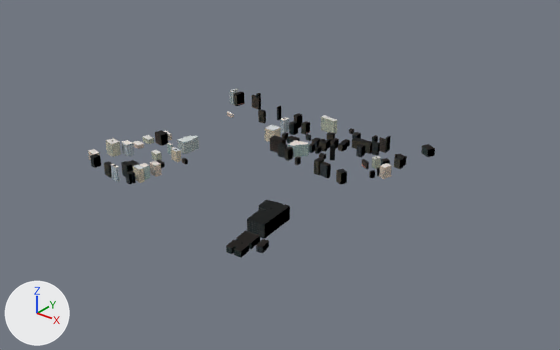
The glTF model assets/urban/0.gltf, before and after one commit.
Rendered twice from a camera (50 mm lens) standing at (771.0, -890.0, 542.0) and looking at (41.0, 22.0, -24.0). The axes (+X, +Y, +Z) are drawn at lower left. The lights are the same throughout. The older version comes first. Vertices at exactly the same position are counted once.

The older version as bpy lines, for what is in view:
```python
ob_station_0_surrounding_real_osm_building_footprints = bpy.data.objects.new('Station 0 surrounding real OSM building footprints', me_mesh_0)
ob_station_0_surrounding_real_osm_building_footprints.location = (0.0, 0.0, 0.0)
```
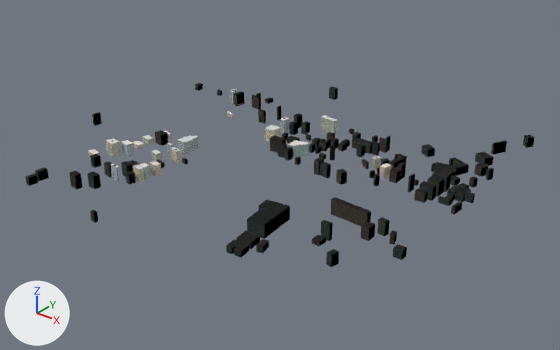
Where the change shows, as pixel boxes (x1, y1, x2, y2) in the pictures (560 x 350 px):
'Station 0 surrounding real OSM building footprints', reshaped (47% wider, 9% taller): before (88, 89, 435, 257); after (26, 83, 535, 267)
part 1 of me_mesh_0, added: after (408, 174, 415, 192)
part 2 of me_mesh_0, added: after (321, 220, 333, 241)
part 3 of me_mesh_0, added: after (329, 87, 338, 100)
part 4 of me_mesh_0, added: after (265, 97, 273, 104)
part 5 of me_mesh_0, added: after (90, 210, 98, 223)
part 6 of me_mesh_0, added: after (393, 244, 407, 260)
part 7 of me_mesh_0, added: after (26, 173, 38, 186)
part 8 of me_mesh_0, added: after (475, 152, 494, 166)
part 9 of me_mesh_0, added: after (389, 230, 397, 245)
part 10 of me_mesh_0, added: after (35, 167, 49, 181)
part 11 of me_mesh_0, added: after (195, 83, 203, 91)
part 12 of me_mesh_0, added: after (373, 174, 380, 186)
part 13 of me_mesh_0, added: after (87, 171, 101, 189)
part 14 of me_mesh_0, added: after (450, 175, 460, 186)
part 15 of me_mesh_0, added: after (326, 249, 339, 267)
part 16 of me_mesh_0, added: after (69, 170, 83, 189)
part 17 of me_mesh_0, added: after (361, 221, 375, 241)
part 18 of me_mesh_0, added: after (469, 177, 478, 187)
part 19 of me_mesh_0, added: after (312, 135, 535, 256)
part 20 of me_mesh_0, added: after (92, 112, 102, 126)

Patch to the scene script:
```diff
--- a/assets/urban/0.gltf.py
+++ b/assets/urban/0.gltf.py
@@ me_mesh_0 @@
-me_mesh_0.from_pydata(...)  # 1900 vertices, 1766 faces; spans x -215.0..229.0, y -245.0..213.0, z 0.0..28.0
+me_mesh_0.from_pydata(...)  # 2822 vertices, 2641 faces; spans x -328.0..356.0, y -302.0..350.0, z 0.0..28.0
+# me_mesh_0 part 1: the loose piece of 8 vertices spanning x 193.0..200.0, y 77.0..85.0, z 0.0..14.0 is copied, and the copy is turned 33.9 degrees about the z axis through its middle and scaled by 1.82, then moved by (66.0, -15.0, 6.0); it spans x 261.0..265.0, y 60.0..73.0, z 0.0..26.0
+# me_mesh_0 part 2: the loose piece of 8 vertices spanning x 158.0..160.0, y -146.0..-144.0, z 22.0..24.0 is copied, and the copy is scaled about its middle by (8.6, 4.04, 16.5), then moved by (87.0, 12.0, -10.0); it spans x 239.0..253.0, y -136.0..-129.0, z 0.0..26.0
+# me_mesh_0 part 3: the loose piece of 8 vertices spanning x -157.0..-151.0, y 195.0..204.0, z 0.0..26.0 is copied, and the copy is scaled about its middle by (2.81, 1.16, 0.84), then moved by (89.0, 126.0, -2.0); it spans x -73.0..-57.0, y 320.0..331.0, z 0.0..22.0
+# me_mesh_0 part 4: the loose piece of 8 vertices spanning x -157.0..-151.0, y 195.0..204.0, z 0.0..26.0 is copied, and the copy is scaled about its middle by (1.89, 1.73, 0.279), then moved by (3.0, 29.0, -9.0); it spans x -157.0..-145.0, y 220.0..236.0, z 0.0..8.0
+# me_mesh_0 part 5: the loose piece of 8 vertices spanning x -98.0..-87.0, y -184.0..-178.0, z 0.0..18.0 is copied, and the copy is moved by (53.0, -118.0, -1.0); it spans x -45.0..-35.0, y -302.0..-296.0, z 0.0..16.0
+# me_mesh_0 part 6: the loose piece of 8 vertices spanning x 158.0..160.0, y -146.0..-144.0, z 22.0..24.0 is copied, and the copy is scaled about its middle by (8.43, 7.16, 8.58), then moved by (189.0, 35.0, -16.0); it spans x 341.0..355.0, y -116.0..-104.0, z 0.0..14.0
+# me_mesh_0 part 7: the loose piece of 8 vertices spanning x -190.0..-179.0, y -184.0..-171.0, z 0.0..18.0 is copied, and the copy is scaled about its middle by (0.862, 1.19, 0.764), then moved by (-27.0, -104.0, -2.0); it spans x -216.0..-207.0, y -290.0..-274.0, z 0.0..14.0
+# me_mesh_0 part 8: the loose piece of 8 vertices spanning x 205.0..229.0, y 192.0..213.0, z 0.0..14.0 is copied, and the copy is turned 3.1 degrees about the z axis through its middle and scaled by 1.17, then moved by (89.0, 27.0, 0.0); it spans x 292.0..321.0, y 216.0..242.0, z 0.0..14.0
+# me_mesh_0 part 9: the loose piece of 8 vertices spanning x 156.0..172.0, y 16.0..31.0, z 0.0..20.0 is copied, and the copy is turned -52.8 degrees about the z axis through its middle and scaled by 0.754, then moved by (159.0, -108.0, -2.0); it spans x 318.0..327.0, y -91.0..-79.0, z 0.0..16.0
+# me_mesh_0 part 10: the loose piece of 8 vertices spanning x -190.0..-179.0, y -184.0..-171.0, z 0.0..18.0 is copied, and the copy is scaled about its middle by (0.969, 1.37, 0.882), then moved by (-29.0, -84.0, -1.0); it spans x -219.0..-207.0, y -271.0..-253.0, z 0.0..16.0
+# me_mesh_0 part 11: the loose piece of 8 vertices spanning x -157.0..-151.0, y 195.0..204.0, z 0.0..26.0 is copied, and the copy is scaled about its middle by (1.95, 1.46, 0.439), then moved by (-158.0, -3.0, -7.0); it spans x -318.0..-307.0, y 190.0..203.0, z 0.0..12.0
+# me_mesh_0 part 12: the loose piece of 8 vertices spanning x 188.0..196.0, y 64.0..73.0, z 0.0..12.0 is copied, and the copy is scaled about its middle by (1.09, 0.983, 1.55), then moved by (20.0, -19.0, 3.0); it spans x 207.0..216.0, y 45.0..54.0, z 0.0..18.0
+# me_mesh_0 part 13: the loose piece of 8 vertices spanning x -124.0..-106.0, y -177.0..-165.0, z 0.0..22.0 is copied, and the copy is scaled about its middle by (0.981, 1.17, 1), then moved by (-11.0, -57.0, 0.0); it spans x -135.0..-118.0, y -234.0..-222.0, z 0.0..22.0
+# me_mesh_0 part 14: the loose piece of 8 vertices spanning x 196.0..210.0, y 133.0..143.0, z 0.0..16.0 is copied, and the copy is scaled about its middle by (1.09, 1.5, 0.599), then moved by (99.0, -8.0, -3.0); it spans x 294.0..310.0, y 122.0..139.0, z 0.0..10.0
+# me_mesh_0 part 15: the loose piece of 8 vertices spanning x 188.0..196.0, y 64.0..73.0, z 0.0..12.0 is copied, and the copy is turned 24 degrees about the z axis through its middle and scaled by 1.64, then moved by (98.0, -249.0, 3.0); it spans x 284.0..296.0, y -188.0..-173.0, z 0.0..18.0
+# me_mesh_0 part 16: the loose piece of 8 vertices spanning x -148.0..-130.0, y -192.0..-181.0, z 0.0..20.0 is copied, and the copy is scaled about its middle by (0.953, 1.12, 1.21), then moved by (-8.0, -59.0, 2.0); it spans x -156.0..-139.0, y -252.0..-240.0, z 0.0..24.0
+# me_mesh_0 part 17: the loose piece of 8 vertices spanning x 158.0..160.0, y -146.0..-144.0, z 22.0..24.0 is copied, and the copy is scaled about its middle by (7.56, 9.62, 12.5), then moved by (129.0, 51.0, -13.0); it spans x 282.0..295.0, y -103.0..-86.0, z 0.0..20.0
+# me_mesh_0 part 18: the loose piece of 8 vertices spanning x 198.0..212.0, y 121.0..132.0, z 0.0..16.0 is copied, and the copy is scaled about its middle by (0.671, 1.06, 0.866), then moved by (125.0, 14.0, -1.0); it spans x 325.0..335.0, y 135.0..146.0, z 0.0..14.0
+# me_mesh_0 part 19: 678 vertices added at x 206.0..356.0, y -188.0..350.0, z 0.0..26.0
+# me_mesh_0 part 20: 8 vertices added at x -328.0..-321.0, y -67.0..-52.0, z 0.0..22.0
+# other edits to the shape of me_mesh_0 do not show in these pictures
 me_mesh_0.materials.append(mat_windowed_plaster_0)
```
